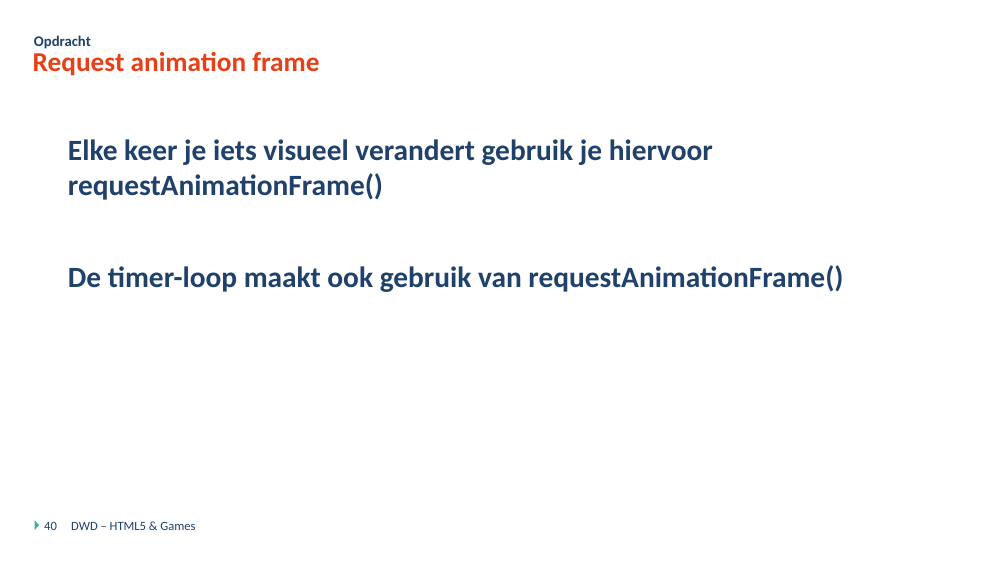
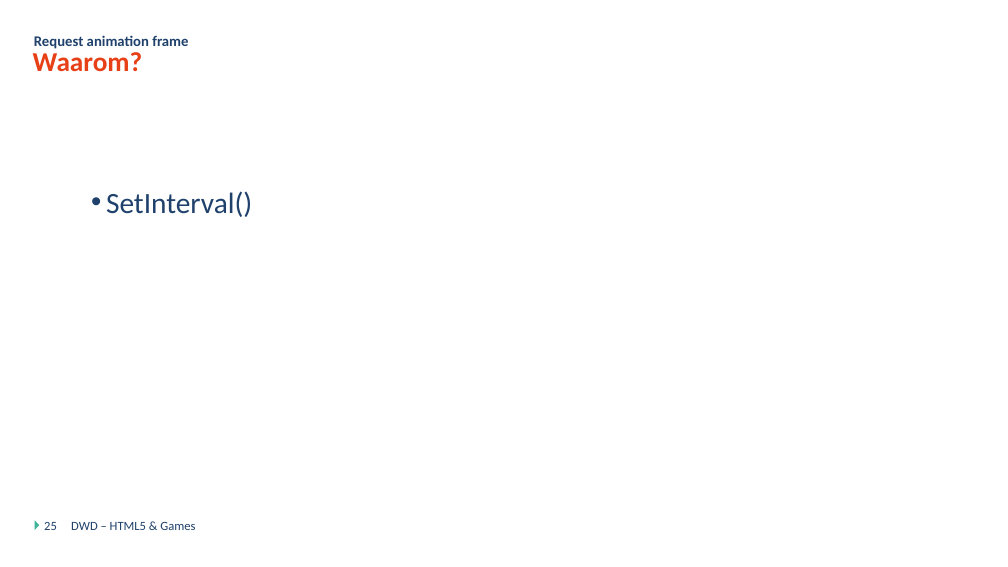
Before and after one commit to DmitriyVdE/Odisee_Bru_Dyn_Web_Dev_Opdracht, a slide deck: slide 25 of DWD - Javascript Games - Theorie.pptx (slide 40 before the commit). Drawn at 1008x567 pixels with LibreOffice and Linux fonts; fonts in the diff are those of the drawing; background and template pictures are left out. Boxes give left, top, right and bottom in pixels: in the first picture for what was removed or moved away, otherwise in the second. Text is boxed around its words. In the diff, an @@ line names an element or a change of style, - is before the commit and + after.

```diff
--- a/DWD - Javascript Games - Theorie.pptx
+++ b/DWD - Javascript Games - Theorie.pptx
@@ title at [33, 52, 143, 72]: text changed @@
-Request animation frame
+Waarom?
@@ text at [34, 35, 188, 49]: text changed @@
-Opdracht
+Request animation frame
@@ text at [106, 191, 252, 217]: text changed; bold off @@
-Elke keer je iets visueel verandert gebruik je hiervoor requestAnimationFrame()
-De timer-loop maakt ook gebruik van requestAnimationFrame()
+  • SetInterval()
@@ page number at [44, 522, 57, 530]: text changed @@
-40
+25
```
Also in this commit, not shown: 2 other slides changed, 1 slide added, 6 slides removed, 17 other files.
